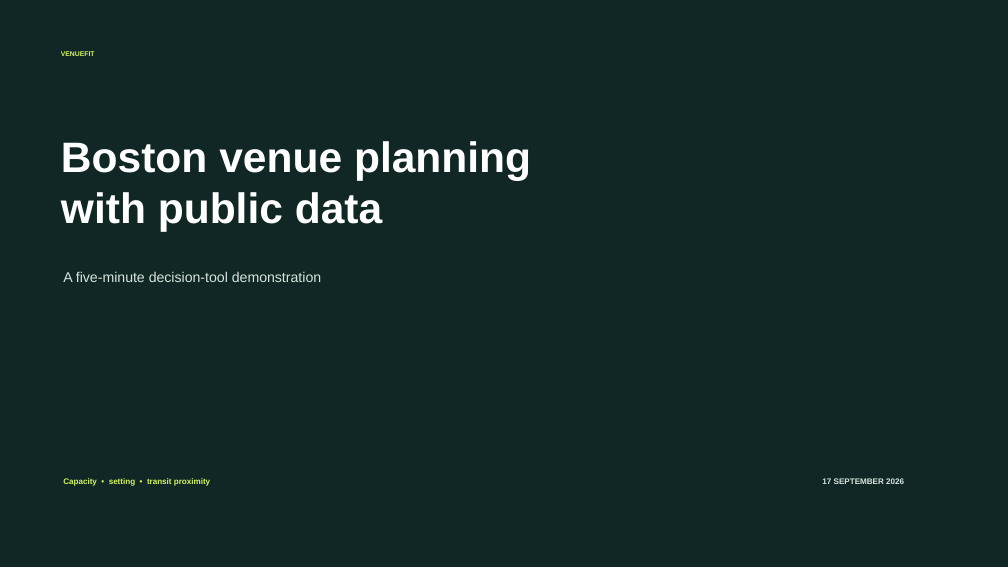
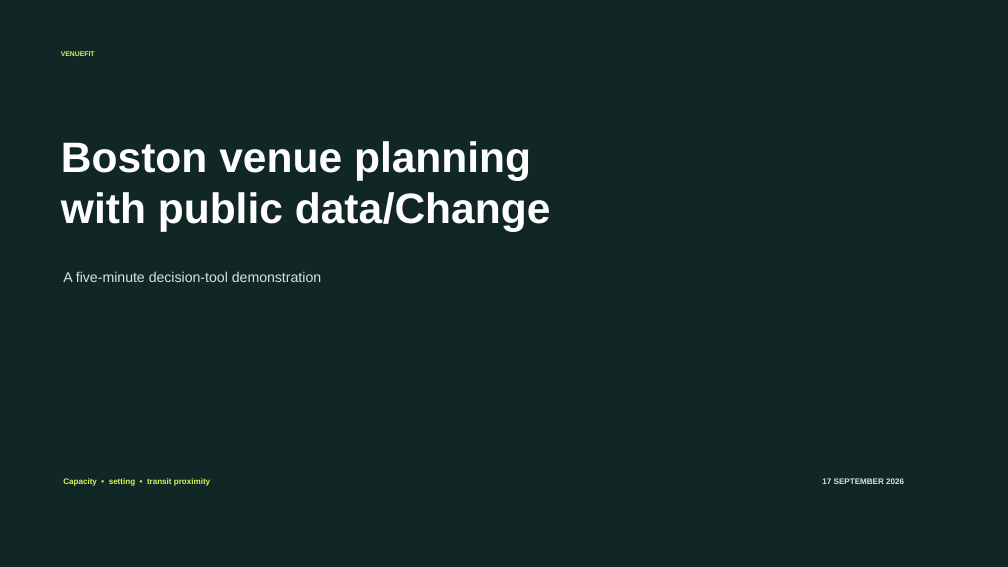
Before and after one commit to Ghaida486/agentic_site, a slide deck: slide 1 of deliverables/VenueFit_Boston_Presentation.pptx. Drawn at 1008x567 pixels with LibreOffice and Linux fonts; fonts in the diff are those of the drawing. Boxes give left, top, right and bottom in pixels: in the first picture for what was removed or moved away, otherwise in the second. Text is boxed around its words. In the diff, an @@ line names an element or a change of style, - is before the commit and + after.

Commit message:
“updates”

```diff
--- a/deliverables/VenueFit_Boston_Presentation.pptx
+++ b/deliverables/VenueFit_Boston_Presentation.pptx
@@ text at <box>61,192,551,231</box>: text changed @@
-with public data
+with public data/Change
```
Also in this commit, not shown: 1 other slide changed.
